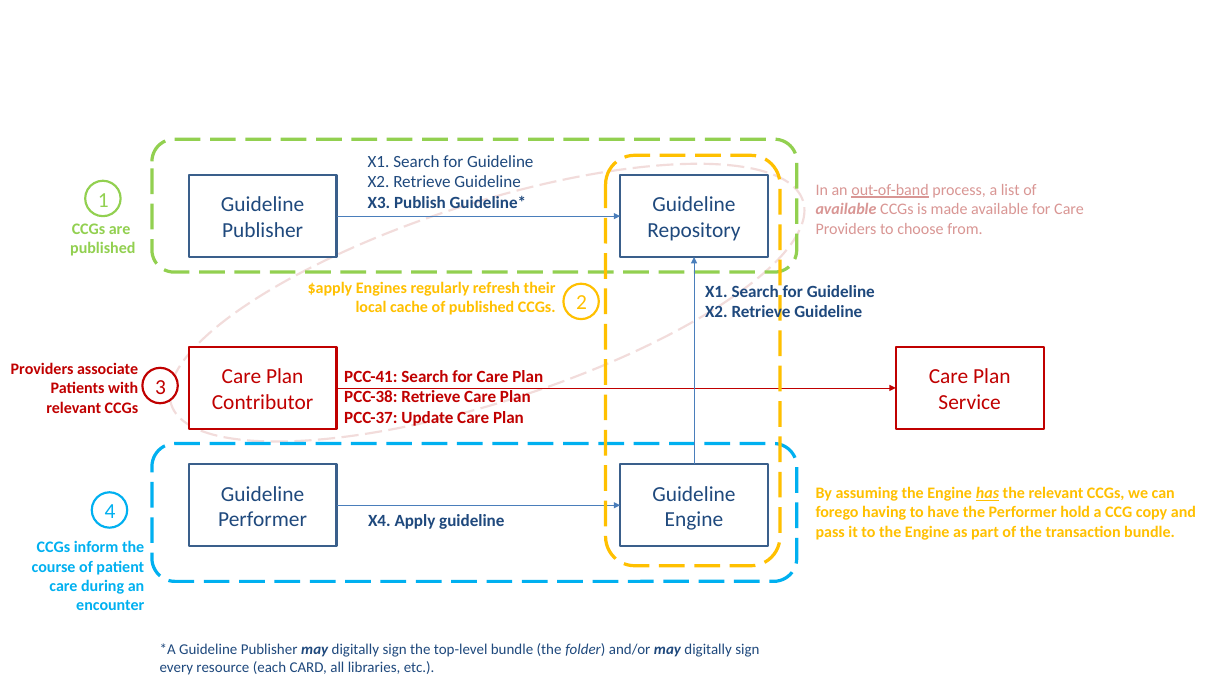
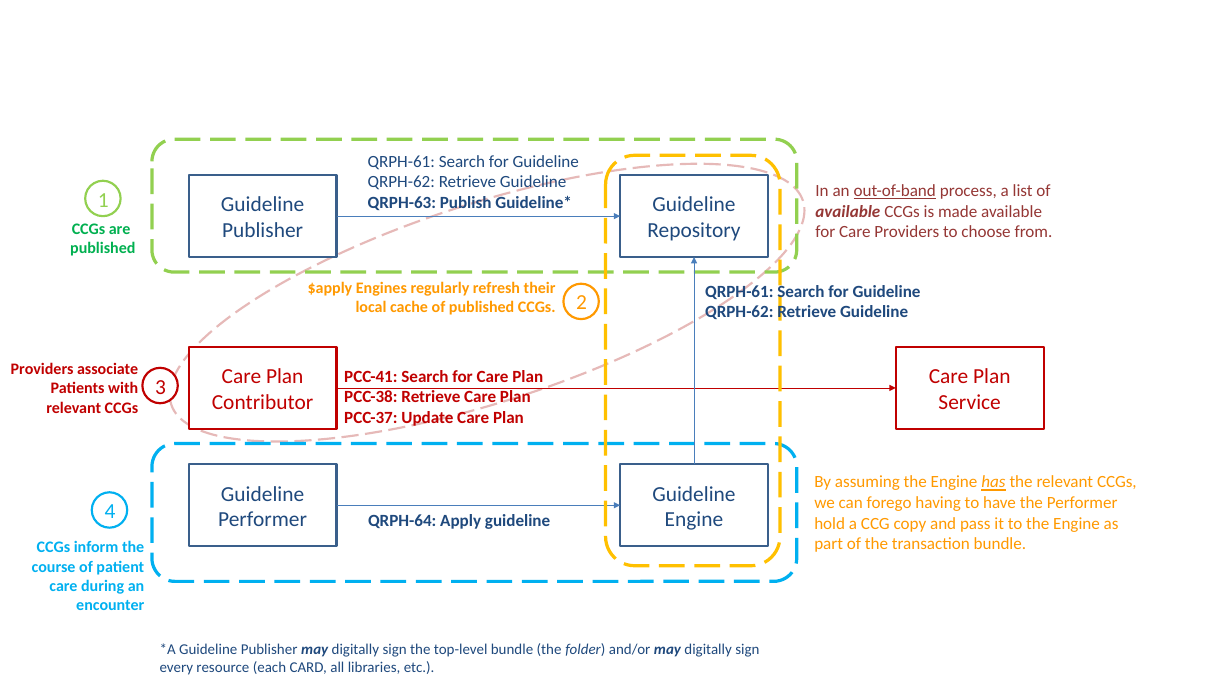
Before and after one commit to IHE/QRPH.CCG, a slide deck: slide 15 of input/images-source/25-01-22 CCG Profile Graphics.pptx. Drawn at 1232x693 pixels with LibreOffice and Linux fonts; fonts in the diff are those of the drawing; background and template pictures are left out. Boxes give left, top, right and bottom in pixels: in the first picture for what was removed or moved away, otherwise in the second. Text is boxed around its words. In the diff, an @@ line names an element or a change of style, - is before the commit and + after.

Commit message:
updates to QRPH xaction #s in vol-1 Actors

```diff
--- a/input/images-source/25-01-22 CCG Profile Graphics.pptx
+++ b/input/images-source/25-01-22 CCG Profile Graphics.pptx
@@ ellipse at <box>141,106,834,499</box>: outline #F2DCDB 2 pt dashed to #E6B9B8 2 pt dashed @@
@@ text at <box>368,155,579,213</box>: text changed @@
-X1. Search for Guideline
-X2. Retrieve Guideline
-X3. Publish Guideline*
+QRPH-61: Search for Guideline
+QRPH-62: Retrieve Guideline
+QRPH-63: Publish Guideline*
@@ text "In an out-of-band process, a ..." at <box>815,184,1053,237</box>: size 15 to 16 pt, text colour #D99694 to #953735 @@
@@ text "CCGs are" at <box>70,223,135,256</box>: text colour #92D050 to #00B050 @@
@@ text "$apply Engines regularly refresh their ..." at <box>308,281,556,315</box>: text colour #FFC000 to #FF9900 @@
@@ ellipse "2" at <box>564,283,599,319</box>: text colour #FFC000 to #FF9900; outline #FFC000 2 pt to #FF9900 2 pt @@
@@ text at <box>705,283,921,321</box>: text changed @@
-X1. Search for Guideline
-X2. Retrieve Guideline
+QRPH-61: Search for Guideline
+QRPH-62: Retrieve Guideline
@@ text "By assuming the Engine has ...": place and size @@
-text "By assuming the Engine has ..." at <box>816,486,1196,540</box>
+text "By assuming the Engine has ..." at <box>814,475,1137,552</box>
@@ text "By assuming the Engine has ..." at <box>814,475,1137,552</box>: size 15 to 16 pt, text colour #FFC000 to #FF9900, bold off @@
@@ text at <box>368,514,550,529</box>: text changed @@
-X4. Apply guideline
+QRPH-64: Apply guideline
```
Also in this commit, not shown: 2 other files.
